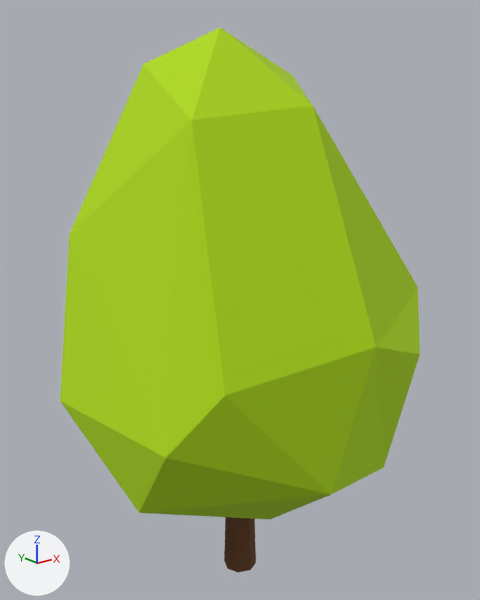
The FBX model OlympusUnity/Assets/_Project/Art Assets/Models/Environment/SmallTrees/SmallTreeC.fbx: old version first, new version second.
One viewpoint serves both versions: a camera (50 mm lens) standing at (-1.6, -1.94, 2.0) and looking at (-0.02, 0.03, 1.21). Every picture has the same lights, and +X, +Y and +Z are marked at lower left. Where no turn or scale is listed for an object, it has been applied to the vertices.

The older version as bpy lines, for what is in view:
```python
me_cylinder_020 = bpy.data.meshes.new('Cylinder.020')
me_cylinder_020.from_pydata(...)  # 45 vertices, 62 faces; spans x -0.73..0.63, y -0.63..0.67, z 0.0..2.21
# faces by material slot: [54, 8]
me_cylinder_020.materials.append(mat_smalltrees_mtl)  # green #b0db0d
me_cylinder_020.materials.append(mat_woodbark_mtl)  # brown #633d21
ob_smalltreec_geo = bpy.data.objects.new('SmallTreeC_geo', me_cylinder_020)
ob_smalltreec_geo.location = (0.0, 0.0, 0.0)
```
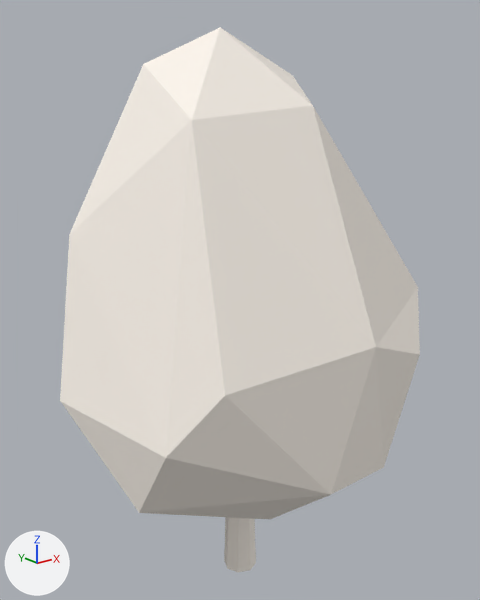
Where the newer file only moved an object's origin or applied its transform, the numbers keep the older frame.

What the commit changed:
Material 'SmallTreesRocks_Mtl' (mat_smalltreesrocks_mtl) is new.
Its base color is (1.0, 0.936, 0.859) (white #fff8ee).
Its roughness is 0.755.
me_cylinder_020 has 45 vertices, 62 faces and spans x -0.73..0.63, y -0.63..0.67, z 0.0..2.21.
me_cylinder_020 is used by ob_smalltreec_geo; location (0.0, 0.0, 0.0).
me_cylinder_020 part 1: all 54 faces that had it switch from mat_smalltrees_mtl (green #b0db0d) to mat_smalltreesrocks_mtl (white #fff8ee).
me_cylinder_020 part 2: all 8 faces that had it switch from mat_woodbark_mtl (brown #633d21) to mat_smalltreesrocks_mtl (white #fff8ee).

Boxes (x1, y1, x2, y2) around the edits, measured in the pictures (480 x 600 px):
part 1 of me_cylinder_020, recoloured (green to white): (60, 27, 420, 519) in both
part 2 of me_cylinder_020, recoloured (brown to white): (224, 517, 256, 573) in both
